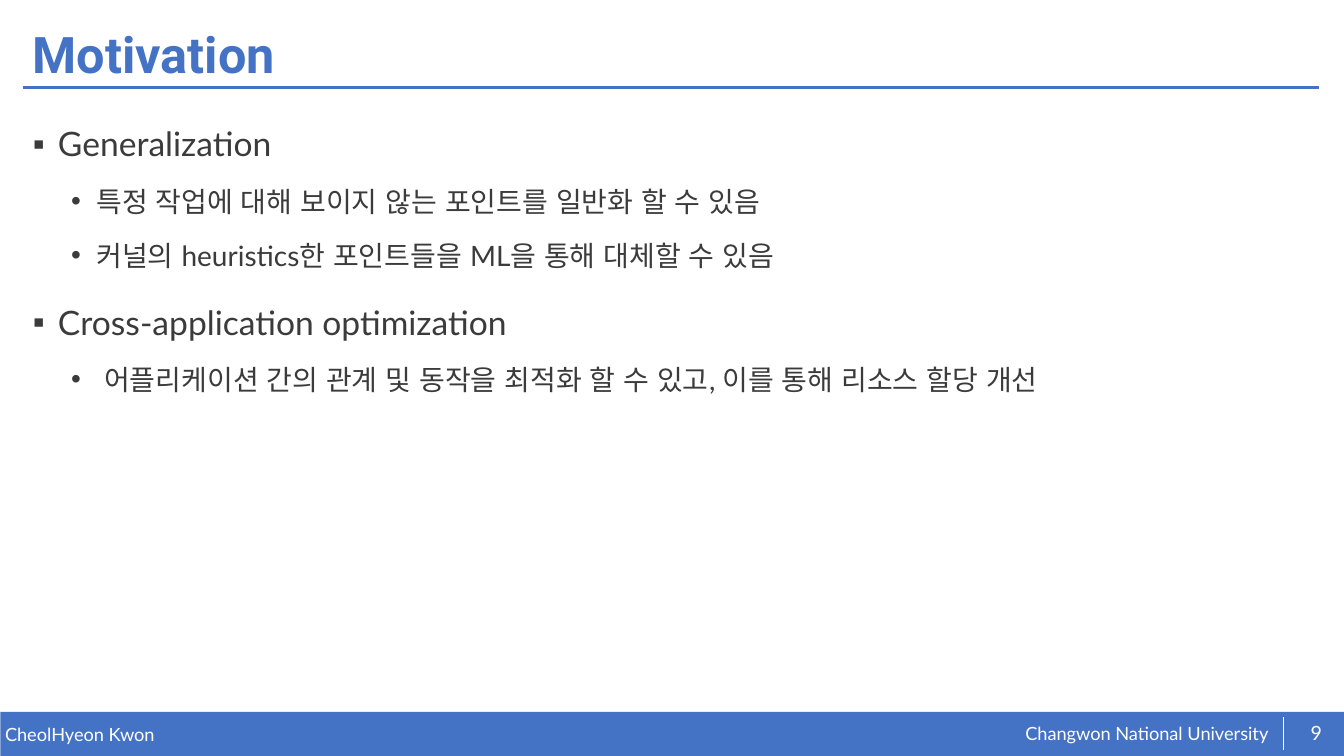
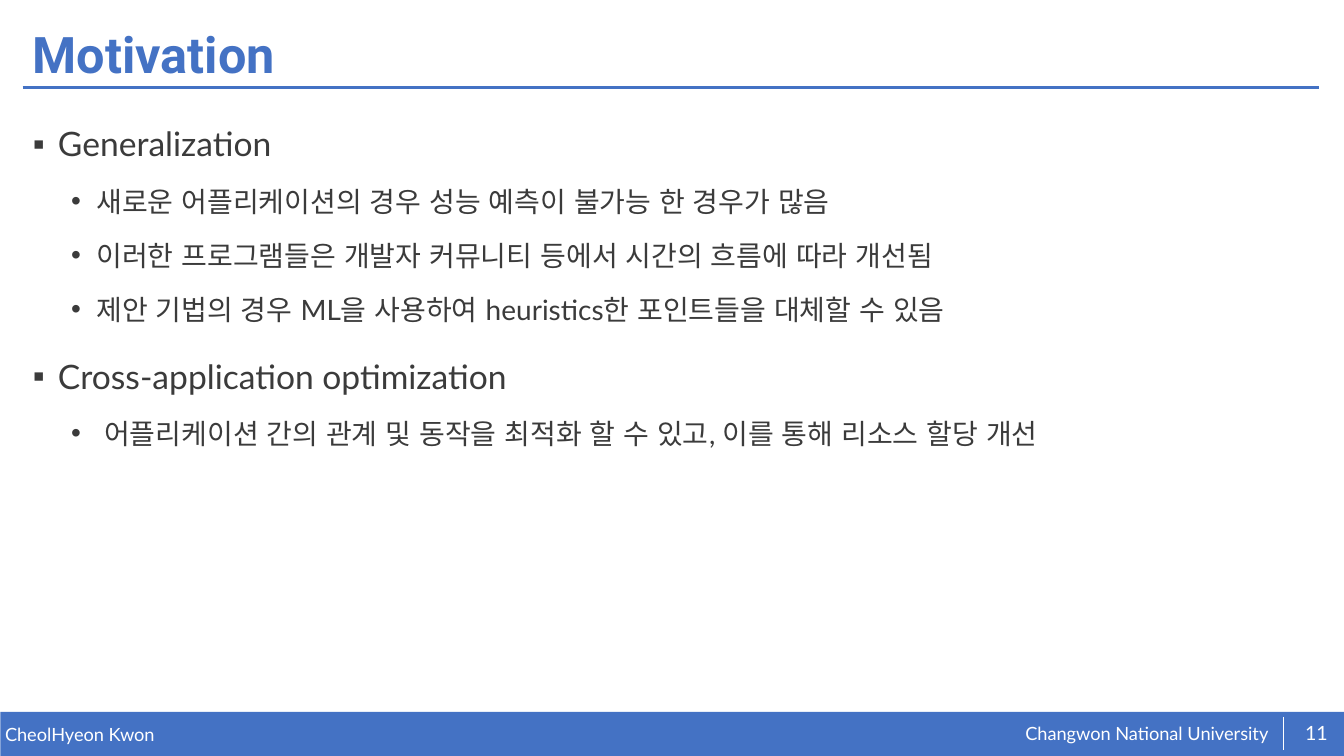
Before and after one commit to kkcchh9999/Studied_in_NOSLab, a slide deck: slide 11 of presentation/Toward Reconfigurable Kernel Datapaths with Learned Optimizations.pptx (slide 9 before the commit). Drawn at 1344x756 pixels with LibreOffice and Linux fonts; fonts in the diff are those of the drawing. Boxes give left, top, right and bottom in pixels: in the first picture for what was removed or moved away, otherwise in the second. Text is boxed around its words. In the diff, an @@ line names an element or a change of style, - is before the commit and + after.

```diff
--- a/presentation/Toward Reconfigurable Kernel Datapaths with Learned Optimizations.pptx
+++ b/presentation/Toward Reconfigurable Kernel Datapaths with Learned Optimizations.pptx
@@ text at [96,188,945,323]: text changed @@
-  • 특정 작업에 대해 보이지 않는 포인트를 일반화 할 수 있음
-  • 커널의 heuristics한 포인트들을 ML을 통해 대체할 수 있음
+  • 새로운 어플리케이션의 경우 성능 예측이 불가능 한 경우가 많음
+  • 이러한 프로그램들은 개발자 커뮤니티 등에서 시간의 흐름에 따라 개선됨
+  • 제안 기법의 경우 ML을 사용하여 heuristics한 포인트들을 대체할 수 있음
@@ page number at [1305,726,1328,740]: text changed @@
-9
+11
```
Also in this commit, not shown: 9 other slides changed, 8 slides added.
